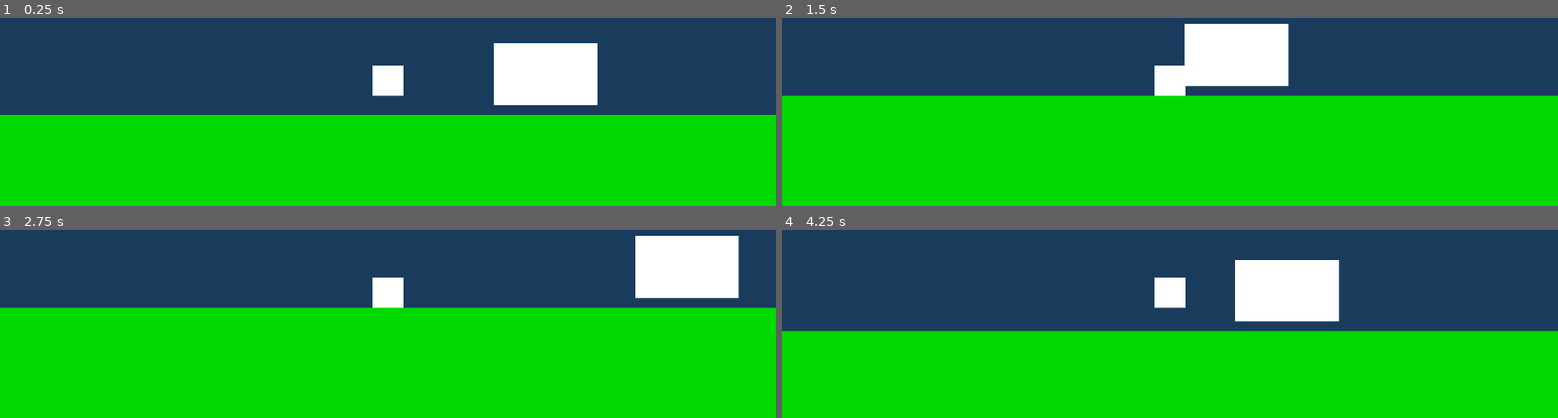
Above: before the commit, frames 1-4 (two rows, left to right).
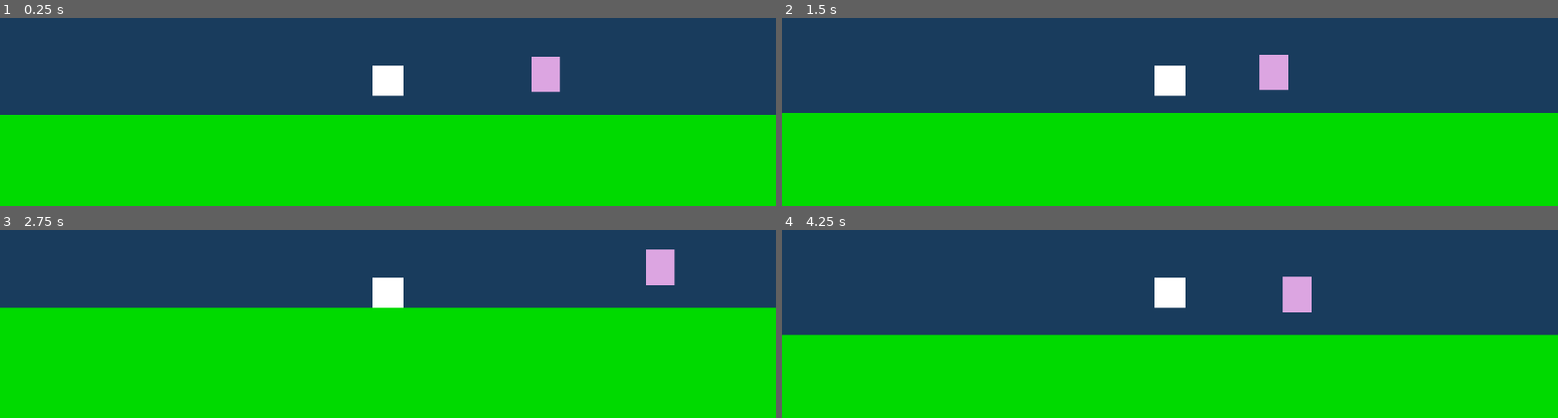
Above: after the commit, the same moments.

Repository: MopNop/2D-Game
Game: Godot game, scene res://scenes/chapters/1/level_1.tscn
Same seed, same stepped clock (60 frames per second), same inputs: the game is played once before the commit and once after it.
Inputs:
- Up to frame 1 (0.25 s): no input
- Up to frame 2 (1.5 s): hold D (right) from 0.53 s (still down); tap Space (jump) at 0.77 s
- Up to frame 3 (2.75 s): tap Space (jump) at 1.52 s; release D (right) at 2.03 s; hold A (left) from 2.03 s (still down)
- Up to frame 4 (4.25 s): release A (left) at 2.78 s; hold D (right) from 2.78 s (still down); tap Space (jump) at 3.02, 3.77 s

The runs differ from the first frame. In frame 1, 4.4% of the frame differs, in the area x 63-77%, y 13-47%; in frame 2, 14%, in the area x 0-100%, y 3-51%; in frame 3, 4.5%; in frame 4, 7.0%.

Commit message:
shrug

Diff:
--- a/scenes/assets/flag.tscn
+++ b/scenes/assets/flag.tscn
@@ -7,12 +7,13 @@
 
 [sub_resource type="Gradient" id="Gradient_fvh2k"]
 offsets = PackedFloat32Array(0)
-colors = PackedColorArray(1, 1, 1, 1)
+colors = PackedColorArray(0.866655, 0.65025, 0.885363, 1)
 
 [sub_resource type="GradientTexture1D" id="GradientTexture1D_fdq1k"]
 gradient = SubResource("Gradient_fvh2k")
 
 [node name="Flag" type="Area2D"]
+scale = Vector2(0.277311, 0.570732)
 script = ExtResource("1_vr6re")
 
 [node name="CollisionShape2D" type="CollisionShape2D" parent="."]
Not shown, added: build/web/r1/index.apple-touch-icon.png.import
Not shown, added: build/web/r1/index.icon.png.import
Not shown, added: build/web/r1/index.png.import
Not shown, changed: export_presets.cfg
Not shown, added: build/web/r1/index.apple-touch-icon.png
Not shown, added: build/web/r1/index.audio.worklet.js
Not shown, added: build/web/r1/index.icon.png
Not shown, added: build/web/r1/index.pck
Not shown, added: build/web/r1/index.png
Not shown, added: build/web/r1/index.wasm
Not shown, added: build/web/r1/index.worker.js
Not shown, added: build/web/r1/r1.zip
